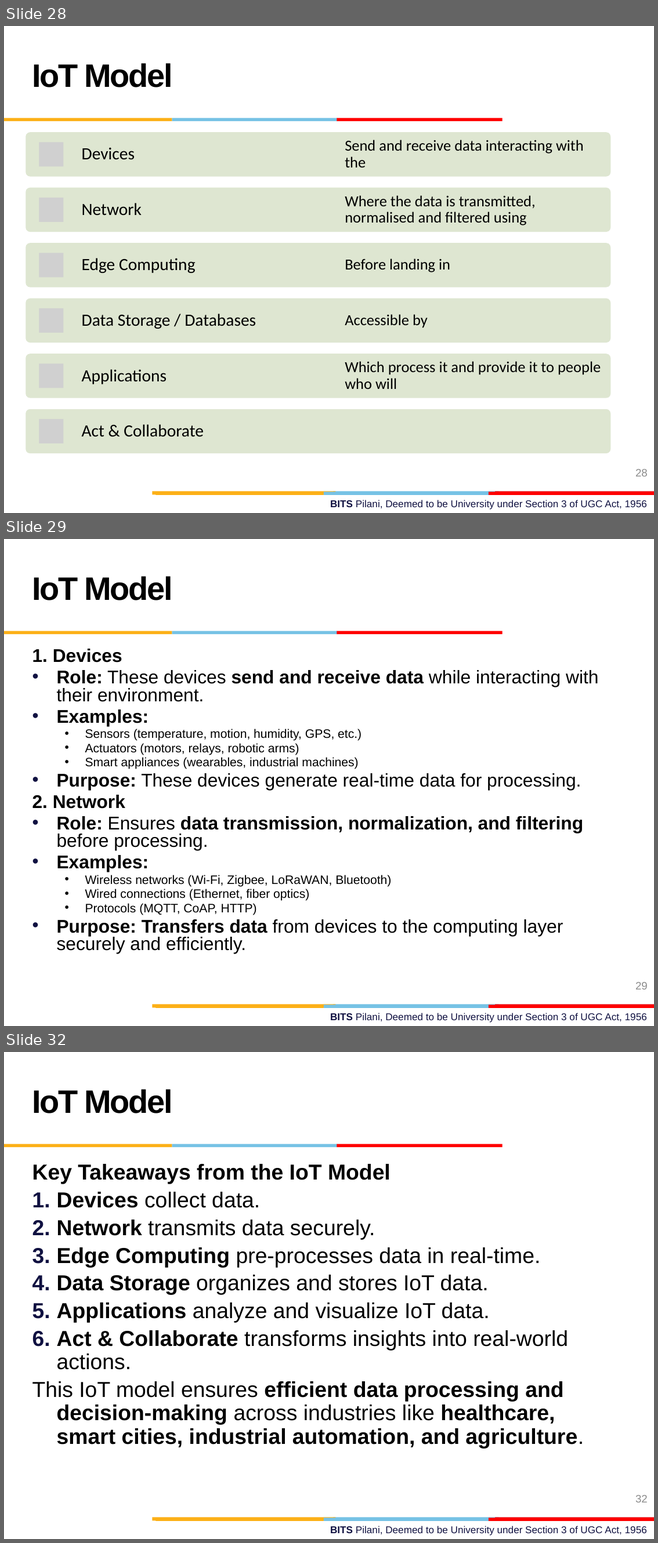
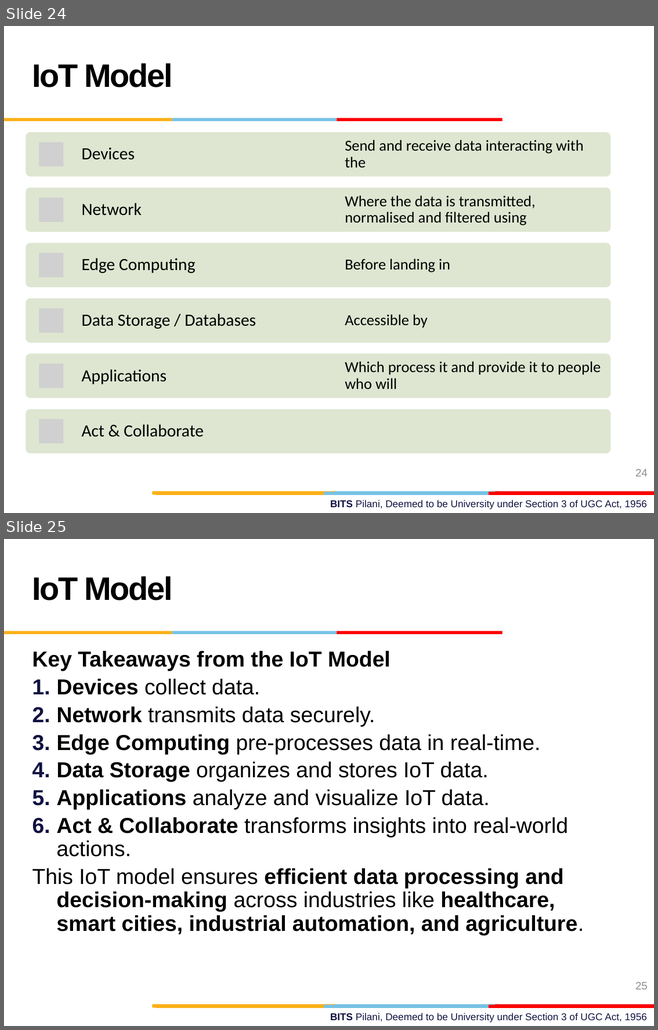
Before and after one commit to AbidKhan01ak/Mtech-7th-Sem, a slide deck: NEA/NEA.pptx. Shown one above the other, each under a label of ours: slides 28, 29 and 32 before the commit, slides 24 and 25 after it; the slides between them are not shown. The pictures are 658x1543 and 658x1030 pixels, drawn with LibreOffice and Linux fonts; fonts in the diff are those of the drawing; grey boxes stand for pictures; background and template pictures are left out. Boxes give left, top, right and bottom in pixels: in the first picture for what was removed or moved away, otherwise in the second. Text is boxed around its words. In the diff, an @@ line names an element or a change of style, - is before the commit and + after.

```diff
--- a/NEA/NEA.pptx
+++ b/NEA/NEA.pptx
@@ slide 29 removed at box(4, 539, 654, 1026), background #FFFFFF; not listed: 10 template elements that a slide beside it also shows @@
@@ text removed at box(32, 576, 173, 600) @@
-IoT Model
@@ text removed at box(32, 649, 598, 954) @@
-1. Devices
-• Role: These devices send and receive data while interacting with their environment.
-• Examples:
-  • Sensors (temperature, motion, humidity, GPS, etc.)
-  • Actuators (motors, relays, robotic arms)
-  • Smart appliances (wearables, industrial machines)
-• Purpose: These devices generate real-time data for processing.
-2. Network
-• Role: Ensures data transmission, normalization, and filtering before processing.
-• Examples:
-  • Wireless networks (Wi-Fi, Zigbee, LoRaWAN, Bluetooth)
-  • Wired connections (Ethernet, fiber optics)
-  • Protocols (MQTT, CoAP, HTTP)
-• Purpose: Transfers data from devices to the computing layer securely and efficiently.
@@ page number removed at box(635, 982, 647, 990) @@
-29
@@ what was slide 28 is now slide 24 @@
@@ page number at box(635, 469, 647, 477): text changed @@
-28
+24
@@ what was slide 32 is now slide 25 @@
@@ page number at box(635, 982, 647, 990): text changed @@
-32
+25
```
Also in this commit, not shown: 4 slides changed, 13 slides added, 35 other slides removed.
